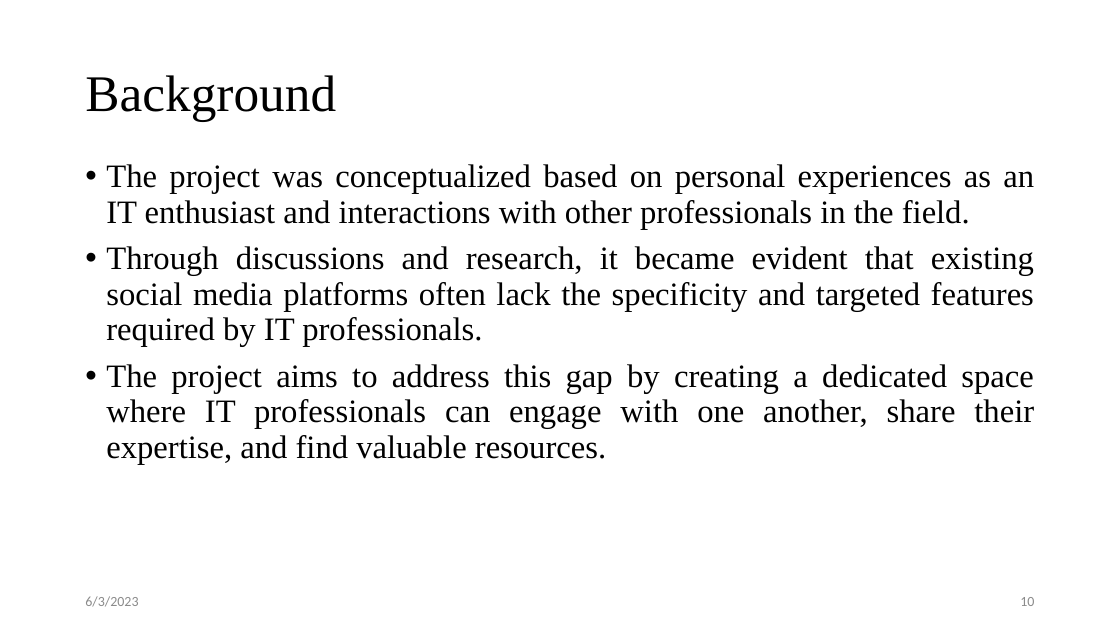
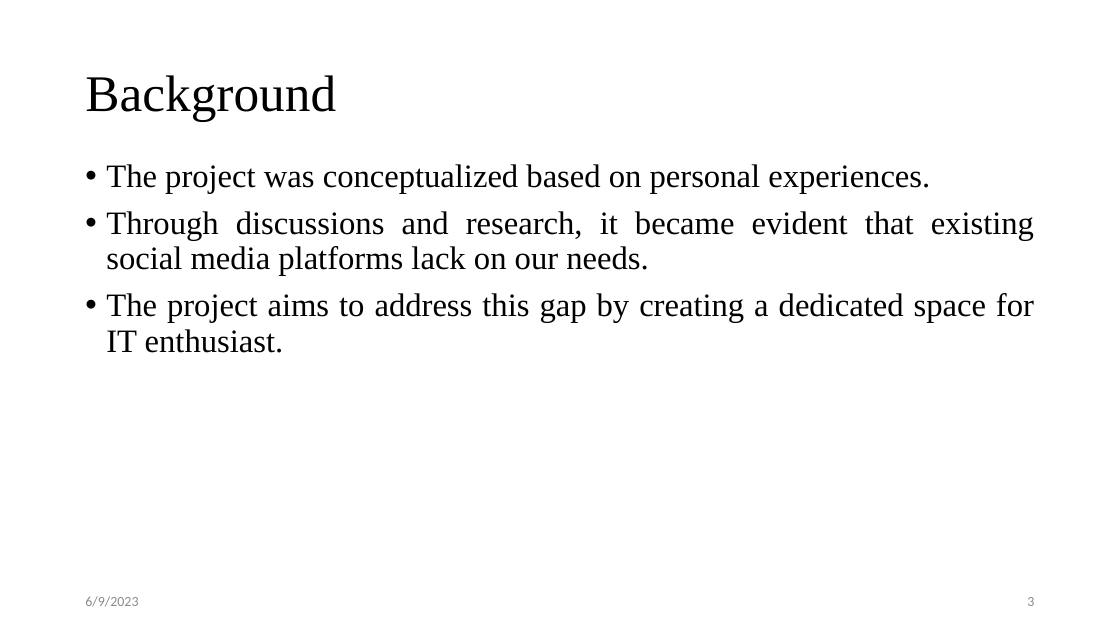
Before and after one commit to sushantbramhacharya/CodeConnect, a slide deck: slide 4 of Defense of Project Slides.pptx (slide 11 before the commit). Drawn at 1120x630 pixels with LibreOffice and Linux fonts; fonts in the diff are those of the drawing. Boxes give left, top, right and bottom in pixels: in the first picture for what was removed or moved away, otherwise in the second. Text is boxed around its words. In the diff, an @@ line names an element or a change of style, - is before the commit and + after.

Commit message:
Project Slides

```diff
--- a/Defense of Project Slides.pptx
+++ b/Defense of Project Slides.pptx
@@ text at box(106, 164, 1034, 353): text changed @@
-• The project was conceptualized based on personal experiences as an IT enthusiast and interactions with other professionals in the field.
-• Through discussions and research, it became evident that existing social media platforms often lack the specificity and targeted features required by IT professionals.
-• The project aims to address this gap by creating a dedicated space where IT professionals can engage with one another, share their expertise, and find valuable resources.
+• The project was conceptualized based on personal experiences.
+• Through discussions and research, it became evident that existing social media platforms lack on our needs.
+• The project aims to address this gap by creating a dedicated space for IT enthusiast.
@@ text at box(85, 596, 138, 607): text changed @@
-6/3/2023
+6/9/2023
@@ page number at box(1027, 597, 1034, 606): text changed @@
-10
+3
```
Also in this commit, not shown: 9 other slides changed, 13 slides added, 8 other files.
